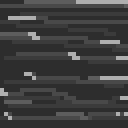
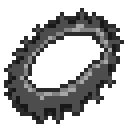
Layer changes from the first 128px x 128px image to the second:
added layer "Layer #1" above "Sections" over (x1=4, y1=8, x2=124, y2=124)
hid "Background", painted on it over (x1=0, y1=0, x2=128, y2=128)
